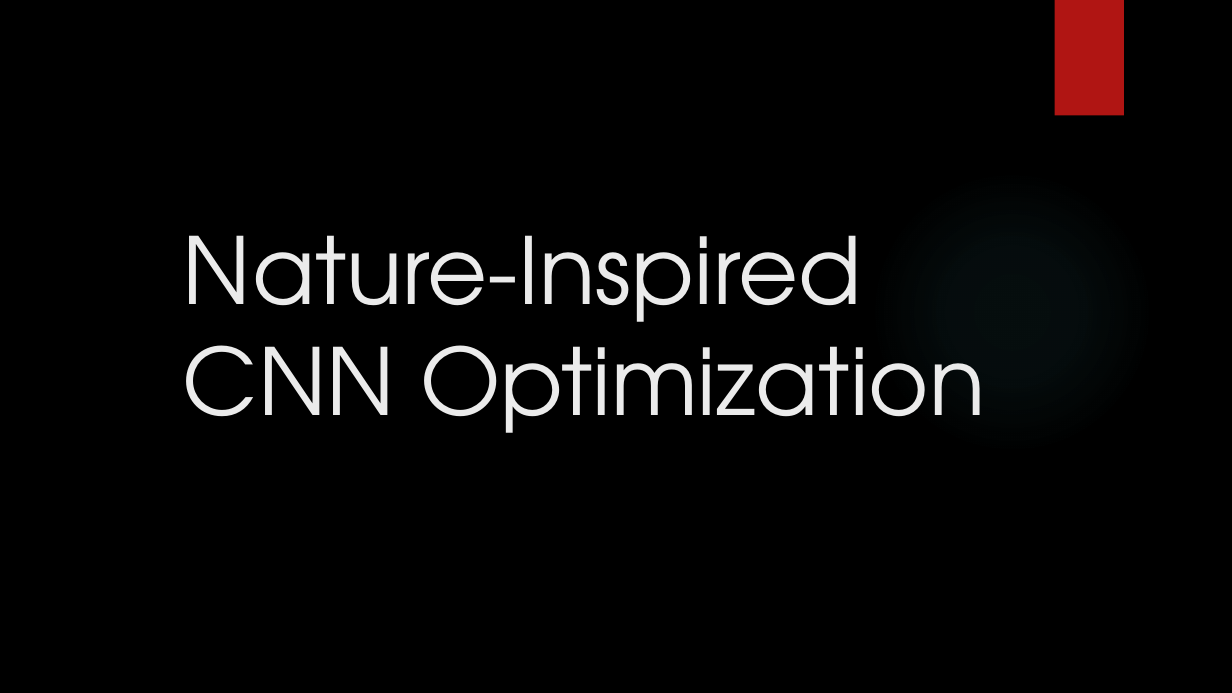
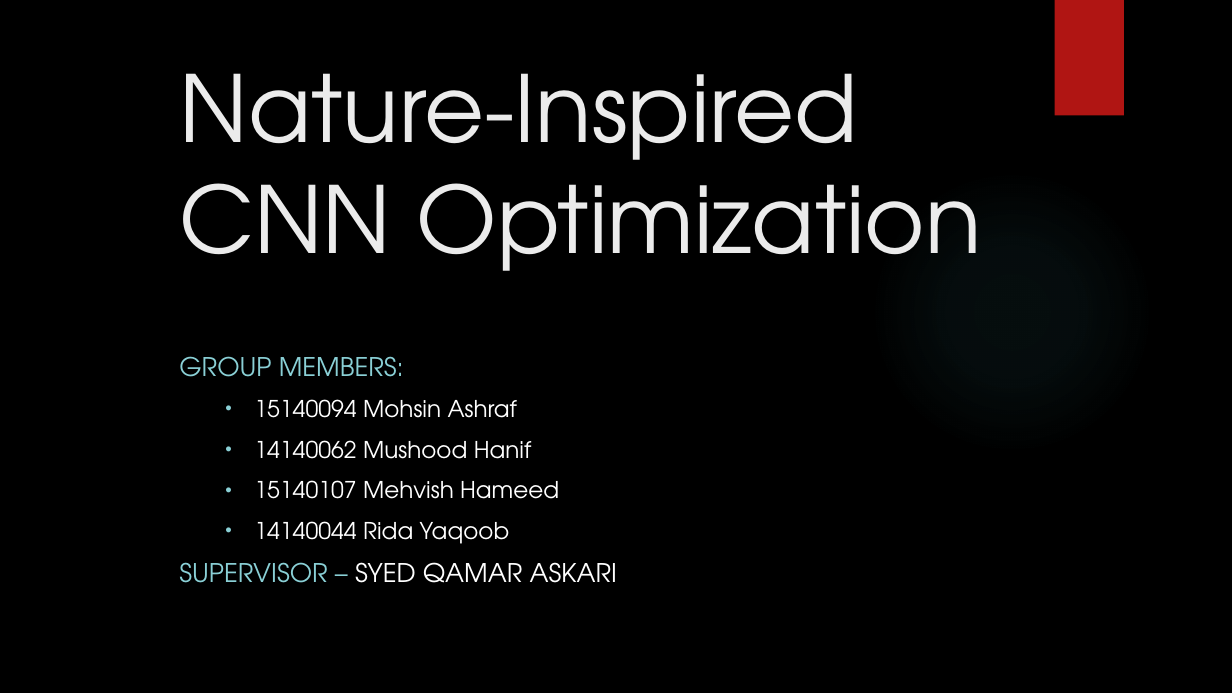
Before and after one commit to mohsin-ashraf/Neuroevolution-of-CNN, a slide deck: slide 1 of documentation/university-requisite/proposal-presentation/Nature Inspired CNNs Optimization.pptx. Drawn at 1232x693 pixels with LibreOffice and Linux fonts; fonts in the diff are those of the drawing; background and template pictures are left out. Boxes give left, top, right and bottom in pixels: in the first picture for what was removed or moved away, otherwise in the second. Text is boxed around its words. In the diff, an @@ line names an element or a change of style, - is before the commit and + after.

```diff
--- a/documentation/university-requisite/proposal-presentation/Nature Inspired CNNs Optimization.pptx
+++ b/documentation/university-requisite/proposal-presentation/Nature Inspired CNNs Optimization.pptx
@@ title "Nature-Inspired CNN Optimization" moved from (x1=183, y1=235, x2=985, y2=433) to (x1=179, y1=73, x2=982, y2=271) @@
@@ text added at (x1=179, y1=356, x2=617, y2=583), 18 pt, text #FFFFFF @@
+GROUP MEMBERS:
+  • 15140094 Mohsin Ashraf
+  • 14140062 Mushood Hanif
+  • 15140107 Mehvish Hameed
+  • 14140044 Rida Yaqoob
+SUPERVISOR – SYED QAMAR ASKARI
```
Also in this commit, not shown: 2 slides added, 2 slides removed.
